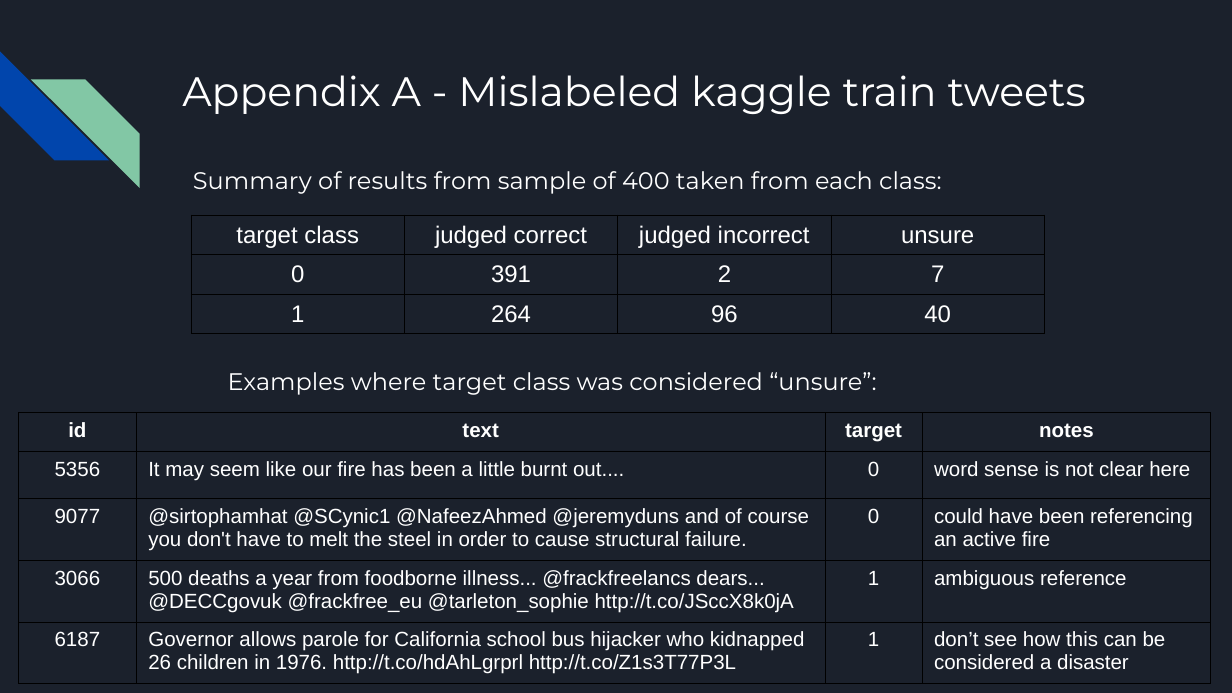
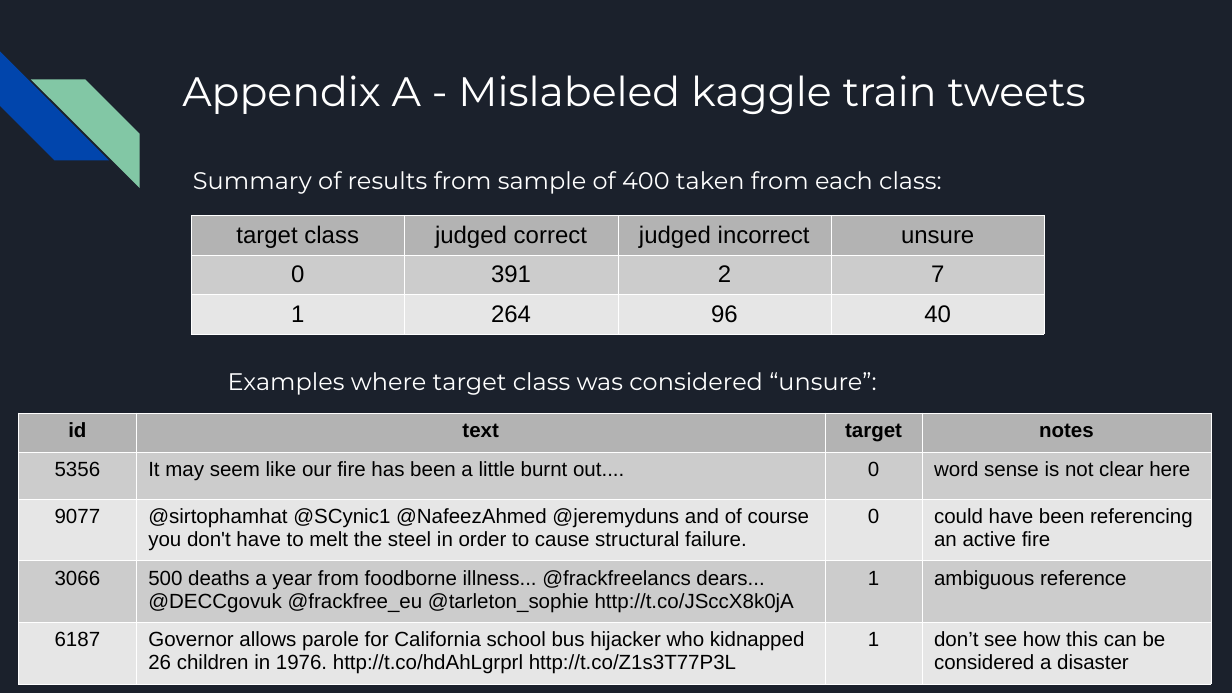
Before and after one commit to MichaelSzczepaniak/WordEmbeddings, a slide deck: slide 13 of word_embeddings_30min.odp (slide 14 before the commit). Drawn at 1232x693 pixels with LibreOffice and Linux fonts; fonts in the diff are those of the drawing. Boxes give left, top, right and bottom in pixels: in the first picture for what was removed or moved away, otherwise in the second. Text is boxed around its words. In the diff, an @@ line names an element or a change of style, - is before the commit and + after.

```diff
--- a/word_embeddings_30min.odp
+++ b/word_embeddings_30min.odp
@@ table at [191,216,1044,334] @@
@@ fill none to #B3B3B3 in row 1 @@
@@ fill none to #CCCCCC in row 2 @@
@@ fill none to #E6E6E6 in row 3 @@
@@ text colour #FFFFFF to #000000 @@
@@ borders changed @@
@@ table at [18,413,1210,678] @@
@@ fill none to #B3B3B3 in row 1 @@
@@ fill none to #CCCCCC in 8 cells @@
@@ fill none to #E6E6E6 in 8 cells @@
@@ text colour #FFFFFF to #000000 @@
@@ borders changed @@
```
Also in this commit, not shown: 4 other slides changed, 5 slides added, 6 slides removed.
